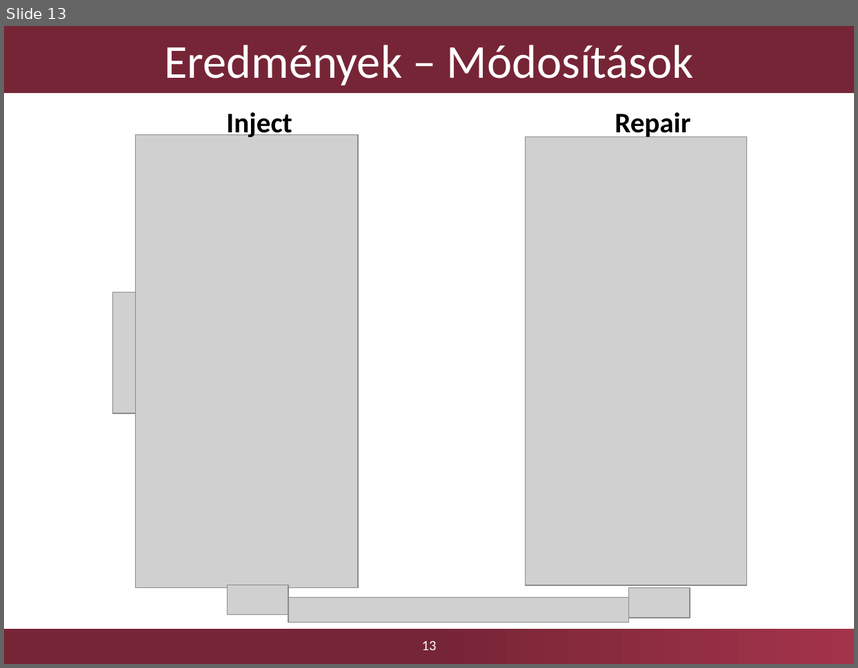
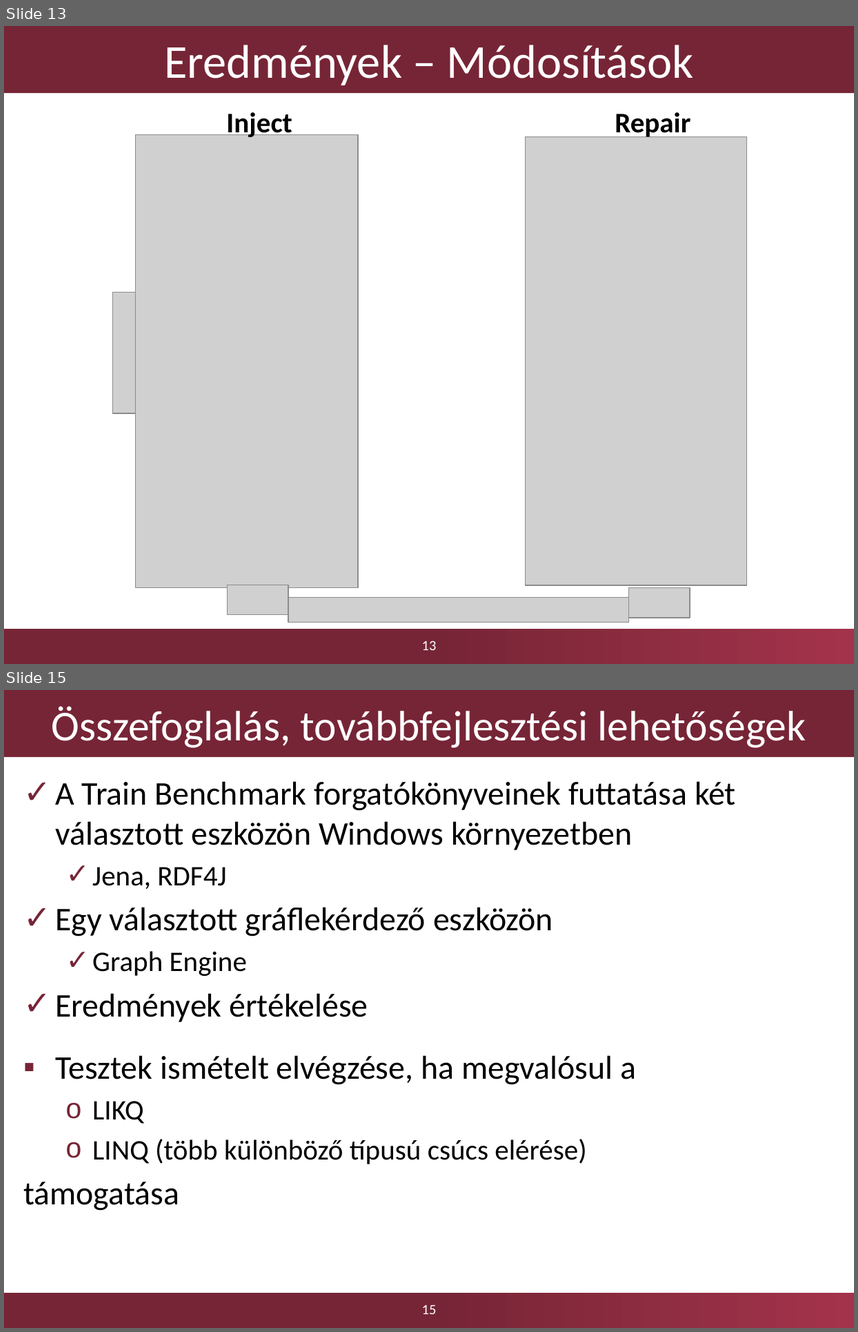
Before and after one commit to Kreestof/szakdolgozat-presentation, a slide deck: Dobosy_Kristof_szakdolgozat_2017_GraphEngine_0.pptx. Shown one above the other, each under a label of ours: slide 13 before the commit, slides 13 and 15 after it; the slides between them are not shown. The pictures are 858x668 and 858x1332 pixels, drawn with LibreOffice and Linux fonts; fonts in the diff are those of the drawing; grey boxes stand for pictures; background and template pictures are left out. Boxes give left, top, right and bottom in pixels: in the first picture for what was removed or moved away, otherwise in the second. Text is boxed around its words. In the diff, an @@ line names an element or a change of style, - is before the commit and + after.

Commit message:
összefoglalás + pár apróság

```diff
--- a/Dobosy_Kristof_szakdolgozat_2017_GraphEngine_0.pptx
+++ b/Dobosy_Kristof_szakdolgozat_2017_GraphEngine_0.pptx
@@ slide 15 added at bbox=[4, 690, 854, 1328], background #FFFFFF; not listed: 1 template element that a slide beside it also shows @@
@@ title added at bbox=[4, 690, 854, 757], fill #762536, 36 pt, text #FFFFFF @@
+Összefoglalás, továbbfejlesztési lehetőségek
@@ text added at bbox=[55, 781, 736, 1022], 28 pt, text #000000 @@
+✓ A Train Benchmark forgatókönyveinek futtatása két választott eszközön Windows környezetben
+  ✓ Jena, RDF4J
+✓ Egy választott gráflekérdező eszközön
+  ✓ Graph Engine
+✓ Eredmények értékelése
@@ text added at bbox=[23, 1055, 636, 1210], 28 pt, text #000000 @@
+▪ Tesztek ismételt elvégzése, ha megvalósul a
+  o LIKQ
+  o LINQ (több különböző típusú csúcs elérése)
+támogatása
@@ page number added at bbox=[422, 1304, 437, 1314], 12 pt, text #FFFFFF @@
+15
```
Also in this commit, not shown: 6 slides changed, 4 other slides added, 1 slide removed.
